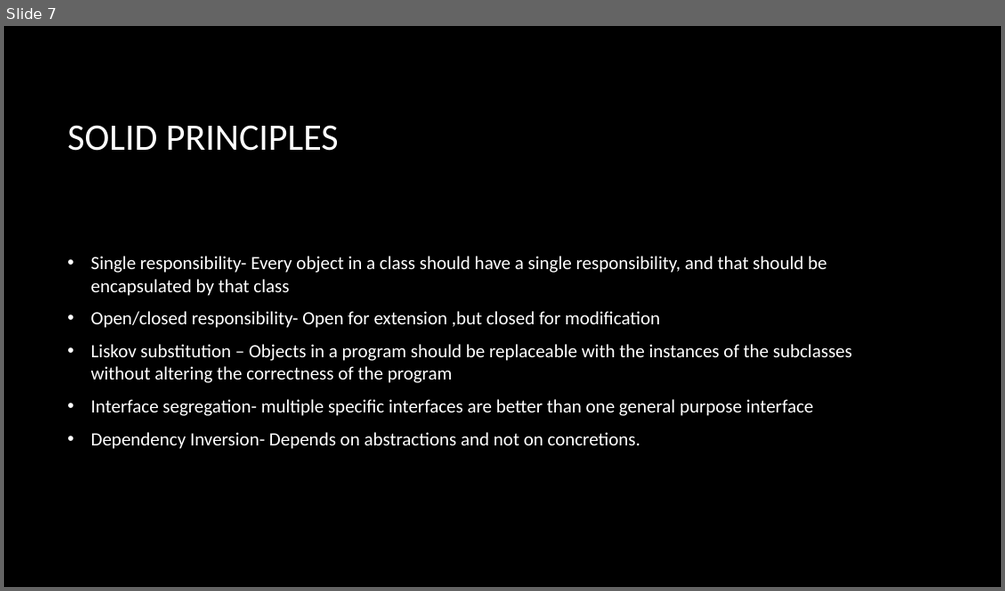
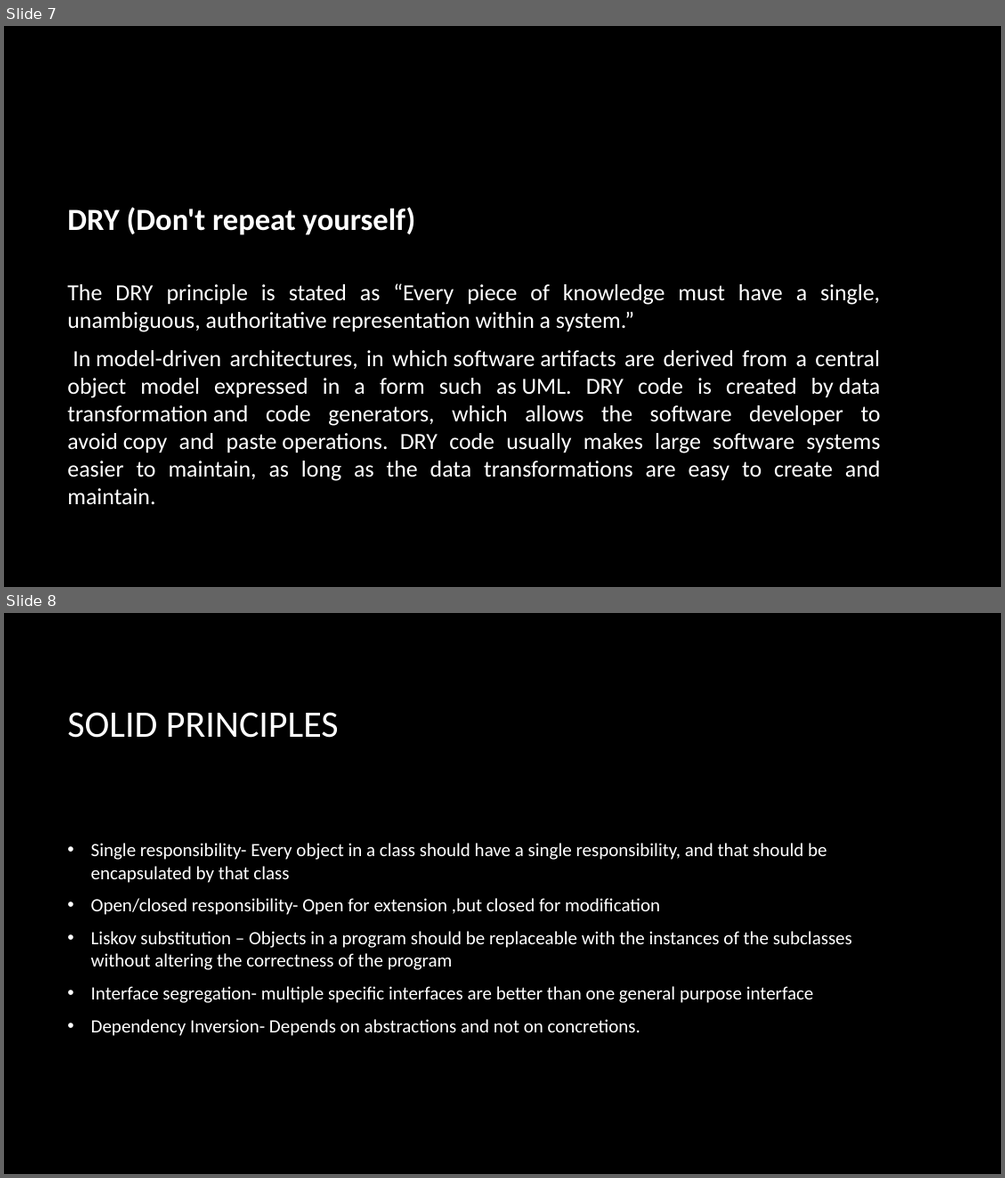
Before and after one commit to KBarros2014/TEAMB, a slide deck: site/documents/Final Presentation/final presentation.pptx. Shown one above the other, each under a label of ours: slide 7 before the commit, slides 7 and 8 after it. The pictures are 1005x591 and 1005x1178 pixels, drawn with LibreOffice and Linux fonts; fonts in the diff are those of the drawing; background and template pictures are left out. Boxes give left, top, right and bottom in pixels: in the first picture for what was removed or moved away, otherwise in the second. Text is boxed around its words. In the diff, an @@ line names an element or a change of style, - is before the commit and + after.

```diff
--- a/site/documents/Final Presentation/final presentation.pptx
+++ b/site/documents/Final Presentation/final presentation.pptx
@@ slide 7 added at (x1=4, y1=26, x2=1001, y2=587), background picture (left out) @@
@@ text added at (x1=67, y1=207, x2=881, y2=504), 22.2 pt, text #FFFFFF @@
+DRY (Don't repeat yourself)
+The DRY principle is stated as “Every piece of knowledge must have a single, unambiguous, authoritative representation within a system.”
+In model-driven architectures, in which software artifacts are derived from a central object model expressed in a form such as UML. DRY code is created by data transformation and code generators, which allows the software developer to avoid copy and paste operations. DRY code usually makes large software systems easier to maintain, as long as the data transformations are easy to create and maintain.
@@ what was slide 7 is now slide 8 @@
```
Also in this commit, not shown: 2 slides changed, 5 other slides added, 5 slides removed.
